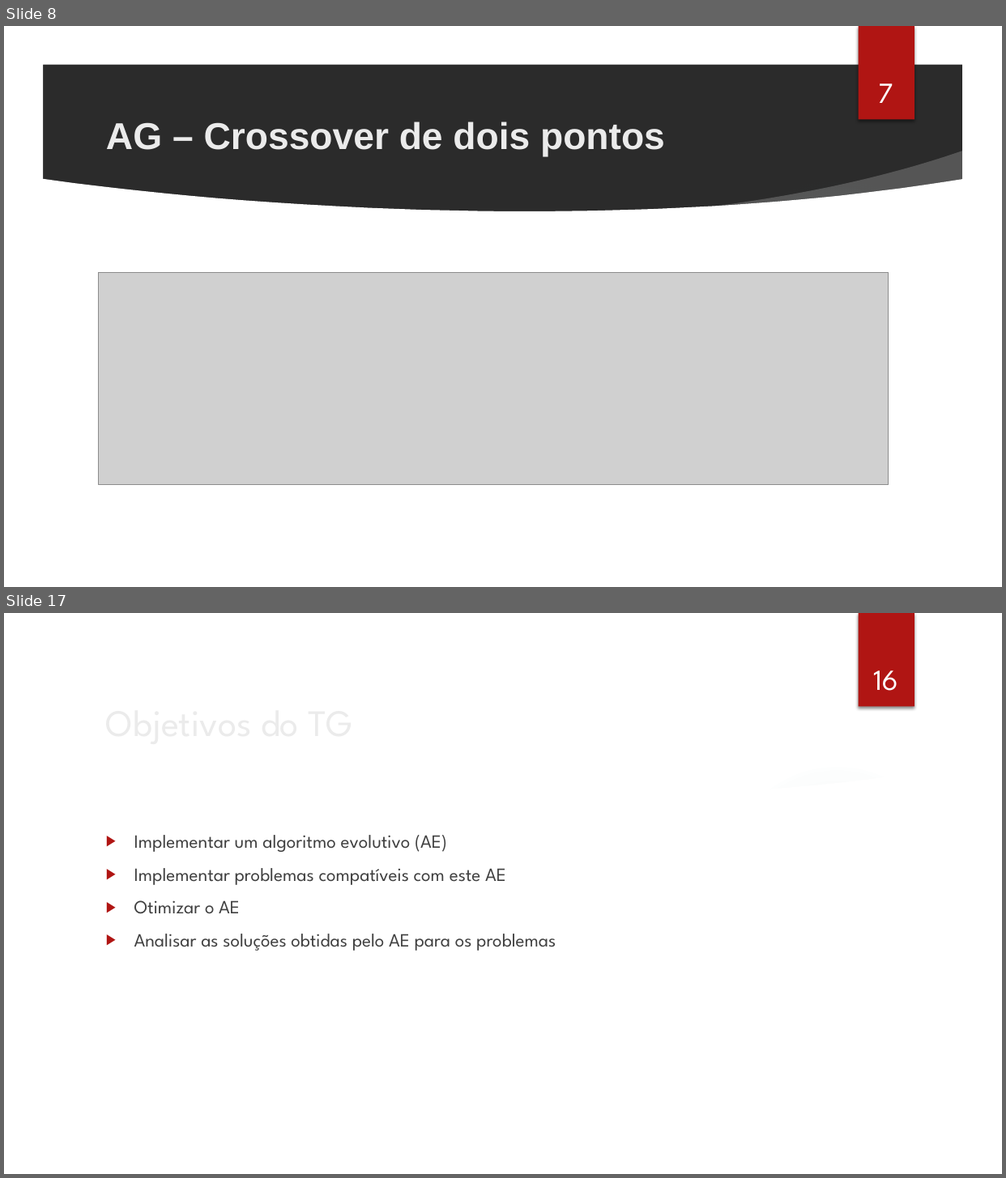
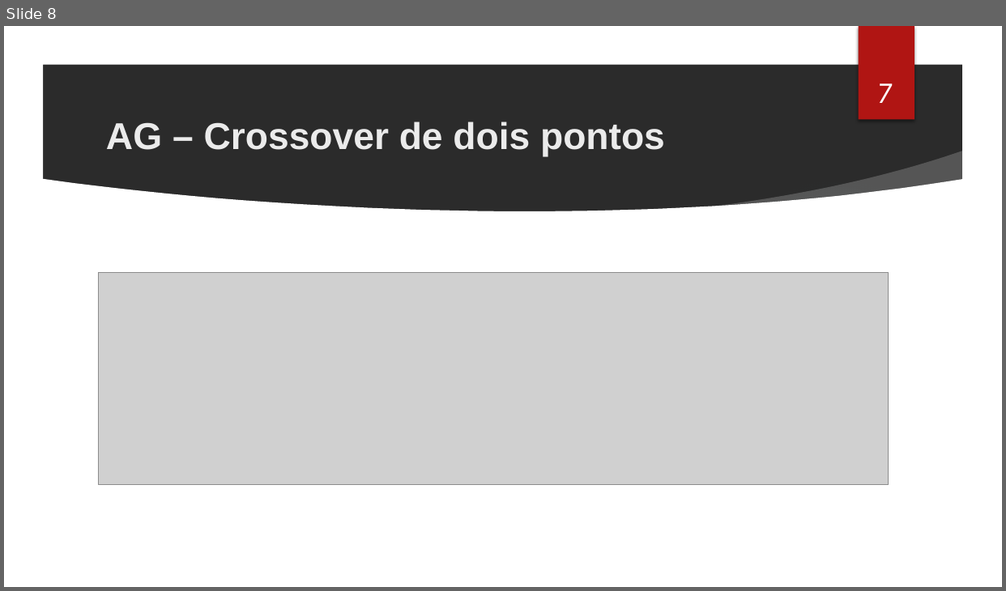
Before and after one commit to cassioss/genetics, a slide deck: presentations/TG2_Apresentacao_Cassio.pptx. Shown one above the other, each under a label of ours: slides 8 and 17 before the commit, slide 8 after it; the slides between them are not shown. The pictures are 1006x1178 and 1006x591 pixels, drawn with LibreOffice and Linux fonts; fonts in the diff are those of the drawing; grey boxes stand for pictures; background and template pictures are left out; a plain dark background stands for a picture behind light text. Boxes give left, top, right and bottom in pixels: in the first picture for what was removed or moved away, otherwise in the second. Text is boxed around its words. In the diff, an @@ line names an element or a change of style, - is before the commit and + after.

```diff
--- a/presentations/TG2_Apresentacao_Cassio.pptx
+++ b/presentations/TG2_Apresentacao_Cassio.pptx
@@ slide 17 removed at (x1=4, y1=613, x2=1002, y2=1174), background picture (left out); not listed: 7 template elements that a slide beside it also shows @@
@@ page number removed at (x1=873, y1=671, x2=898, y2=691) @@
-16
@@ title removed at (x1=98, y1=692, x2=820, y2=750) @@
-Objetivos do TG
@@ text removed at (x1=134, y1=835, x2=556, y2=951) @@
-▶ Implementar um algoritmo evolutivo (AE)
-▶ Implementar problemas compatíveis com este AE
-▶ Otimizar o AE
-▶ Analisar as soluções obtidas pelo AE para os problemas
```
Also in this commit, not shown: 3 slides changed, 4 slides added, 10 other slides removed, 6 other files.
